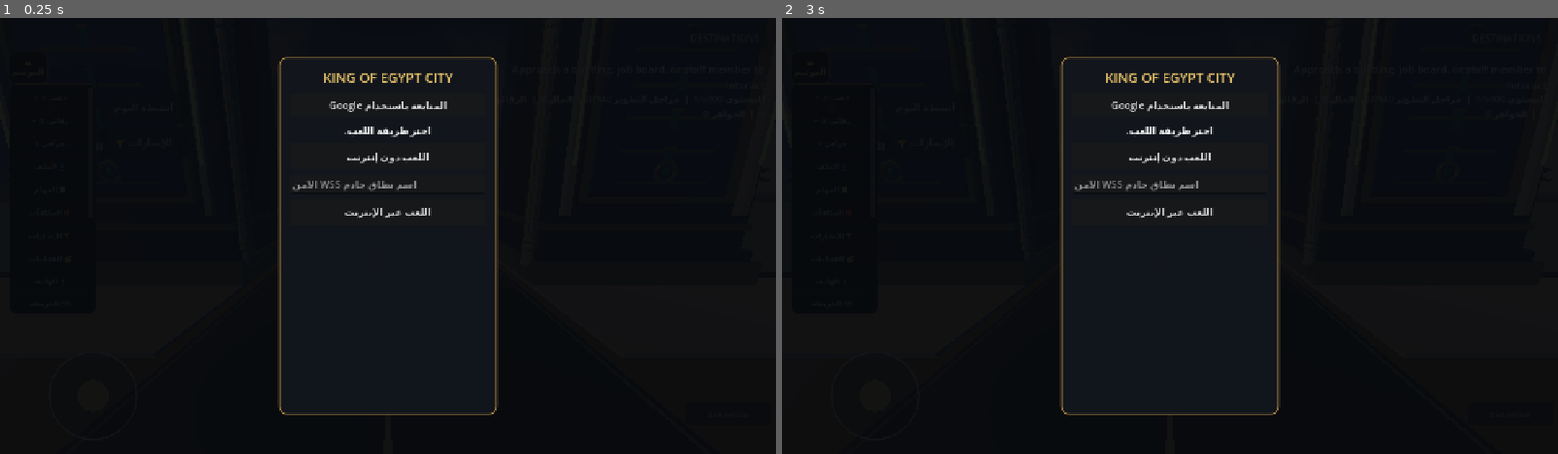
Above: before the commit, frames 1-2 (left to right).
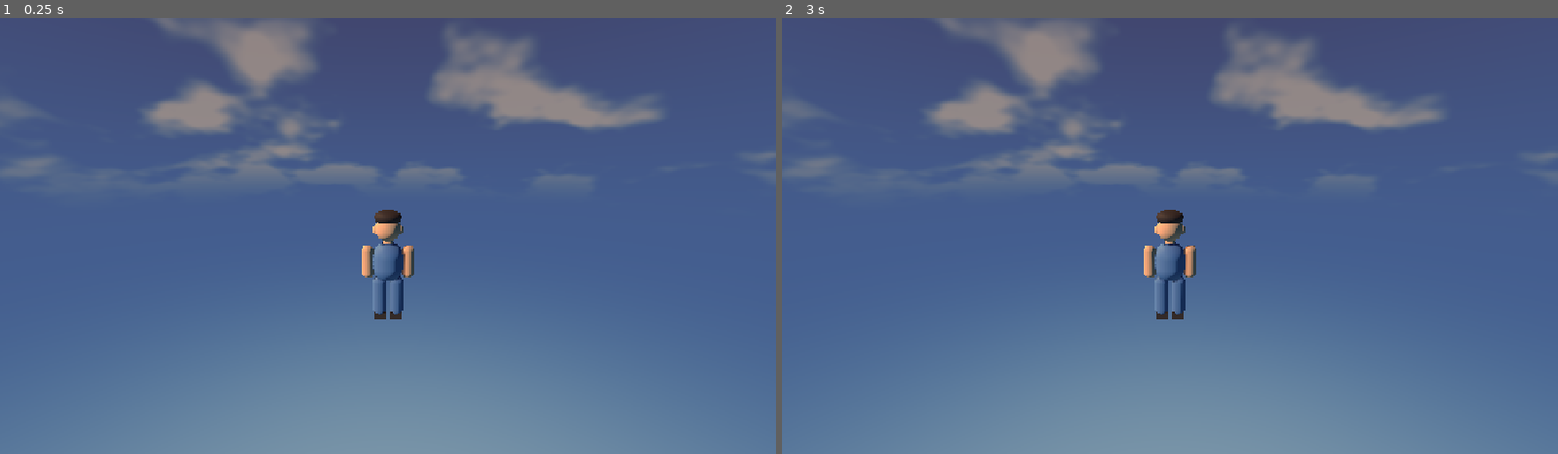
Above: after the commit, the same moments.

Repository: gamalalaraby1988-dotcom/King-Egypt-
Game: Godot game, scene res://scenes/main.tscn
Two runs of this game, one before a commit and one after it. Both use one fixed random seed, a clock stepped at 60 frames per second and the inputs below.
Inputs (mouse positions are in pixels of both pictures, inside the frame that each line leads up to):
- Up to frame 1 (0.25 s): no input
- Up to frame 2 (3 s): click (1511, 414) at 0.5 s, where only the run before the commit has a clickable "Call vehicle"; click (813, 70) at 1.25 s, where only the run before the commit has a clickable "👑 الموسم"; click (836, 96) at 2 s, where only the run before the commit has a clickable "ذهب: 0 +"; click (836, 118) at 2.75 s, where only the run before the commit has a clickable "رقائق: 0 +"

The runs differ from the first frame. In frame 1, 100% of the frame differs, in the area x 0-100%, y 0-100%; in frame 2, 100%.
Error after the commit: Parse Error: Cannot infer the type of "player_needs_exit" variable because the value doesn't have a set type. (res://scripts/main.gd:124)

Commit message:
feat: route vehicle boarding through shared interaction and contextual exit

Diff:
--- a/scripts/main.gd
+++ b/scripts/main.gd
@@ -120,36 +120,22 @@
 		return
 	if vehicle_occupied and (not is_instance_valid(city_vehicle) or not is_instance_valid(get_node_or_null("Player"))):
 		_recover_vehicle_occupancy()
-	if vehicle_occupied:
+	var player := get_node_or_null("Player") as CharacterBody3D
+	var player_needs_exit := is_instance_valid(player) and (player.get("sitting") == true or player.get("animal_riding") == true)
+	if vehicle_occupied or player_needs_exit:
 		if is_instance_valid(vehicle_interaction_button):
 			vehicle_interaction_button.visible = true
 			vehicle_interaction_button.text = "🚪↗"
-			vehicle_interaction_button.tooltip_text = "النزول" if CityLanguage.get_language() == "ar" else "Exit"
+			vehicle_interaction_button.tooltip_text = "الخروج" if CityLanguage.get_language() == "ar" else "Exit"
 		if is_instance_valid(vehicle_summon_button):
 			vehicle_summon_button.visible = false
 		return
-	var player := get_node_or_null("Player") as CharacterBody3D
-	if is_instance_valid(player) and (player.get("sitting") == true or player.get("animal_riding") == true):
-		if is_instance_valid(vehicle_interaction_button):
-			vehicle_interaction_button.visible = true
-			vehicle_interaction_button.text = "🚪↗"
-			vehicle_interaction_button.tooltip_text = "الوقوف / النزول" if CityLanguage.get_language() == "ar" else "Stand / Exit"
-		if is_instance_valid(vehicle_summon_button):
-			vehicle_summon_button.visible = false
-		return
+	# زر الباب مخصص للخروج فقط؛ ركوب السيارة يتم من زر التفاعل الموحد داخل MissionManager.
+	if is_instance_valid(vehicle_interaction_button):
+		vehicle_interaction_button.visible = false
 	if is_instance_valid(vehicle_summon_button):
 		vehicle_summon_button.visible = true
 		vehicle_summon_button.text = "إحضار السيارة" if CityLanguage.get_language() == "ar" else "Call vehicle"
-	if not is_instance_valid(city_vehicle):
-		if is_instance_valid(vehicle_interaction_button):
-			vehicle_interaction_button.visible = false
-		return
-	if not is_instance_valid(player):
-		return
-	var close_enough := player.global_position.distance_to(city_vehicle.global_position) <= 5.0
-	if is_instance_valid(vehicle_interaction_button):
-		vehicle_interaction_button.visible = close_enough
-		vehicle_interaction_button.text = "🚪 ركوب السيارة" if CityLanguage.get_language() == "ar" else "Enter vehicle"
 
 
 func _guard_player_safety() -> void:
@@ -189,7 +175,8 @@
 	if event is InputEventKey and event.keycode == KEY_E:
 		if event.pressed and not event.echo and not _vehicle_key_was_down:
 			_vehicle_key_was_down = true
-			_toggle_vehicle_use()
+			if vehicle_occupied:
+				_exit_player_vehicle()
 		elif not event.pressed:
 			_vehicle_key_was_down = false
 
@@ -227,7 +214,7 @@
 
 	vehicle_interaction_button = Button.new()
 	vehicle_interaction_button.name = "VehicleInteractionButton"
-	vehicle_interaction_button.text = "🚪 ركوب السيارة"
+	vehicle_interaction_button.text = "🚪↗"
 	vehicle_interaction_button.custom_minimum_size = Vector2(control_width, control_height)
 	vehicle_interaction_button.anchor_left = 1.0
 	vehicle_interaction_button.anchor_right = 1.0
@@ -239,7 +226,7 @@
 	vehicle_interaction_button.offset_bottom = -bottom_margin
 	vehicle_interaction_button.add_theme_font_size_override("font_size", 12)
 	vehicle_interaction_button.visible = false
-	vehicle_interaction_button.pressed.connect(_toggle_vehicle_use)
+	vehicle_interaction_button.pressed.connect(_exit_contextual_state)
 	layer.add_child(vehicle_interaction_button)
 
 func _summon_player_vehicle() -> void:
@@ -289,7 +276,33 @@
 	city_vehicle.call("set_reverse", false)
 	city_vehicle.call("set_steering", 0.0)
 	if is_instance_valid(vehicle_interaction_button):
-		vehicle_interaction_button.visible = true
+		vehicle_interaction_button.visible = false
+
+func try_enter_summoned_vehicle() -> bool:
+	# Called only by the shared contextual interaction button.
+	if vehicle_occupied or not _is_local_city_interaction_allowed() or not is_instance_valid(city_vehicle):
+		return false
+	var player := get_node_or_null("Player") as CharacterBody3D
+	if not is_instance_valid(player) or player.global_position.distance_to(city_vehicle.global_position) > 5.0:
+		return false
+	_toggle_vehicle_use()
+	return vehicle_occupied
+
+func _exit_contextual_state() -> void:
+	if vehicle_occupied:
+		_exit_player_vehicle()
+		return
+	var player := get_node_or_null("Player") as CharacterBody3D
+	if not is_instance_valid(player):
+		return
+	if player.get("animal_riding") == true and player.has_method("end_animal_ride"):
+		player.call("end_animal_ride")
+	elif player.get("sitting") == true and player.has_method("toggle_sit"):
+		player.call("toggle_sit")
+	if is_instance_valid(vehicle_interaction_button):
+		vehicle_interaction_button.visible = false
+	if is_instance_valid(vehicle_summon_button):
+		vehicle_summon_button.visible = true
 
 func _toggle_vehicle_use() -> void:
 	if not _is_local_city_interaction_allowed():
@@ -417,9 +430,7 @@
 	vehicle_occupied = false
 	_set_mobile_hud_active(true)
 	if is_instance_valid(vehicle_interaction_button):
-		vehicle_interaction_button.text = "🚪 ركوب السيارة" if CityLanguage.get_language() == "ar" else "Enter vehicle"
-		vehicle_interaction_button.tooltip_text = "ركوب السيارة" if CityLanguage.get_language() == "ar" else "Enter vehicle"
-		vehicle_interaction_button.visible = player.global_position.distance_to(city_vehicle.global_position) <= 5.0
+		vehicle_interaction_button.visible = false
 
 func _create_interior_transition_ui() -> void:
 	interior_loading_layer = CanvasLayer.new()
